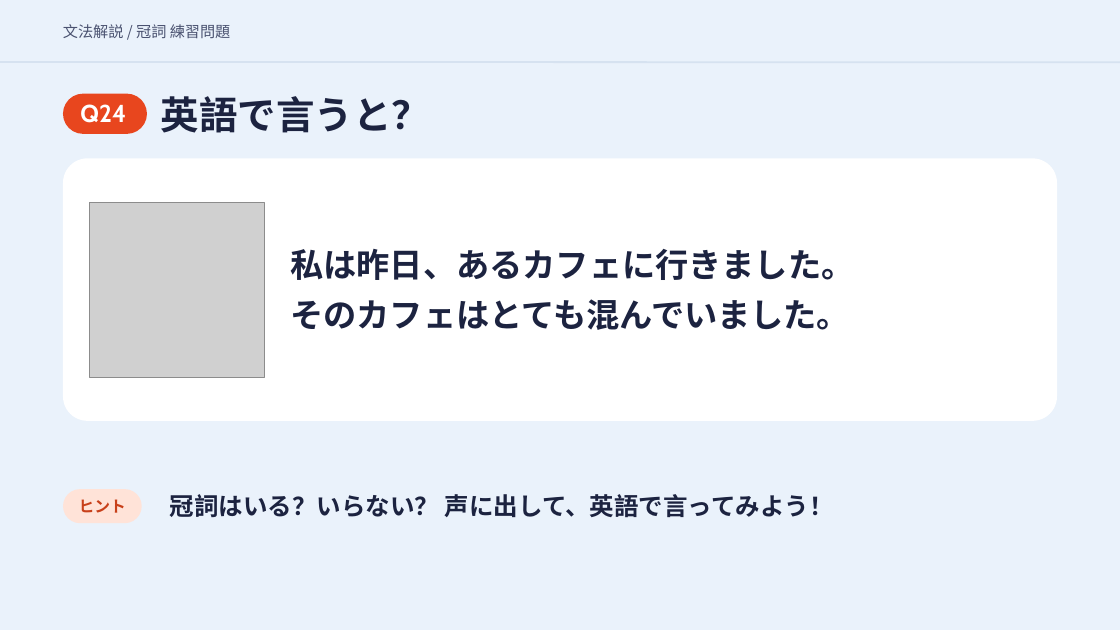
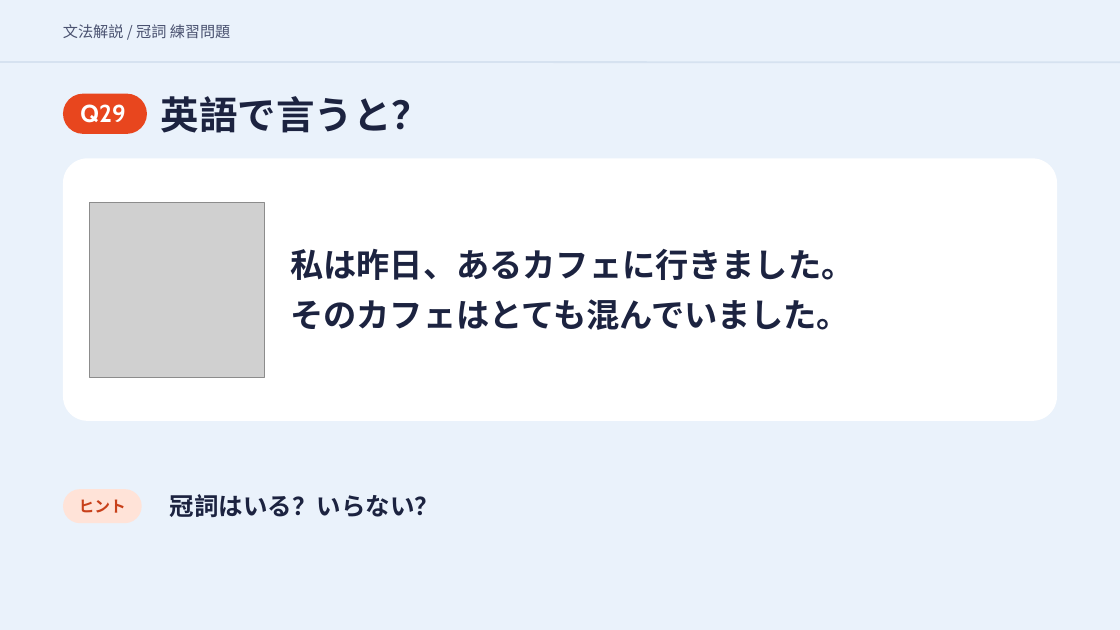
Before and after one commit to hinakajisaki-dev/hina-english, a slide deck: slide 64 of matome/articles-4/articles-4-slides.pptx (slide 54 before the commit). Drawn at 1120x630 pixels with LibreOffice and Linux fonts; fonts in the diff are those of the drawing; grey boxes stand for pictures. Boxes give left, top, right and bottom in pixels: in the first picture for what was removed or moved away, otherwise in the second. Text is boxed around its words. In the diff, an @@ line names an element or a change of style, - is before the commit and + after.

```diff
--- a/matome/articles-4/articles-4-slides.pptx
+++ b/matome/articles-4/articles-4-slides.pptx
@@ text at [80, 104, 125, 123]: text changed @@
-Q24
+Q29
@@ text at [170, 494, 440, 517]: text changed @@
-冠詞はいる？いらない？ 声に出して、英語で言ってみよう！
+冠詞はいる？いらない？
```
Also in this commit, not shown: 28 other slides changed, 10 slides added, 3 other files.
